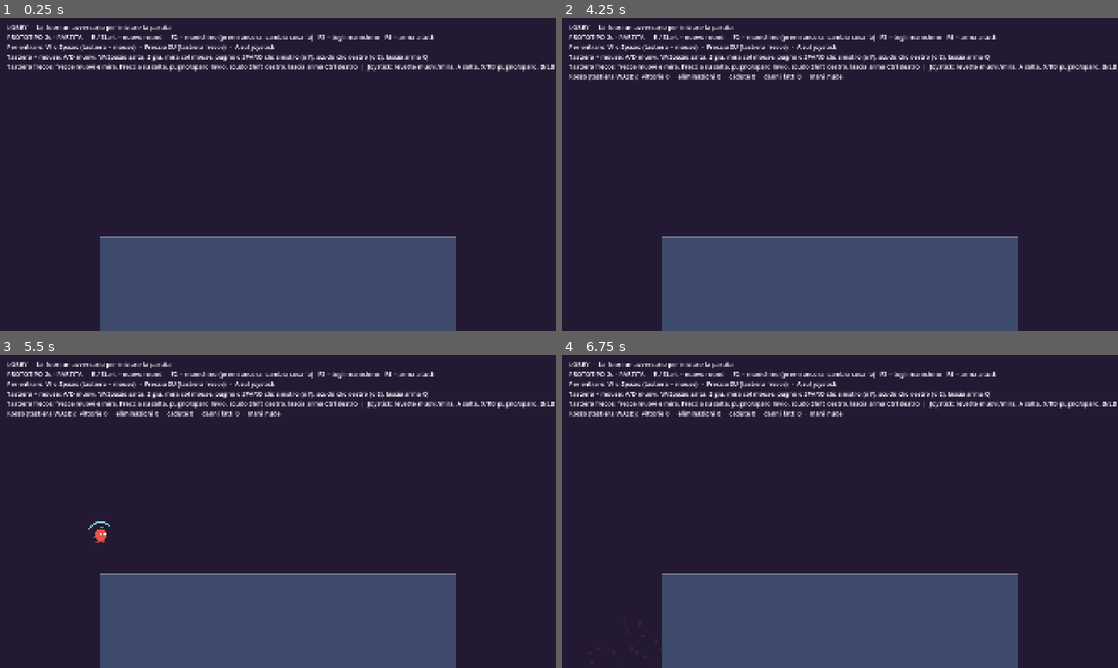
Above: before the commit, frames 1-4 (two rows, left to right).
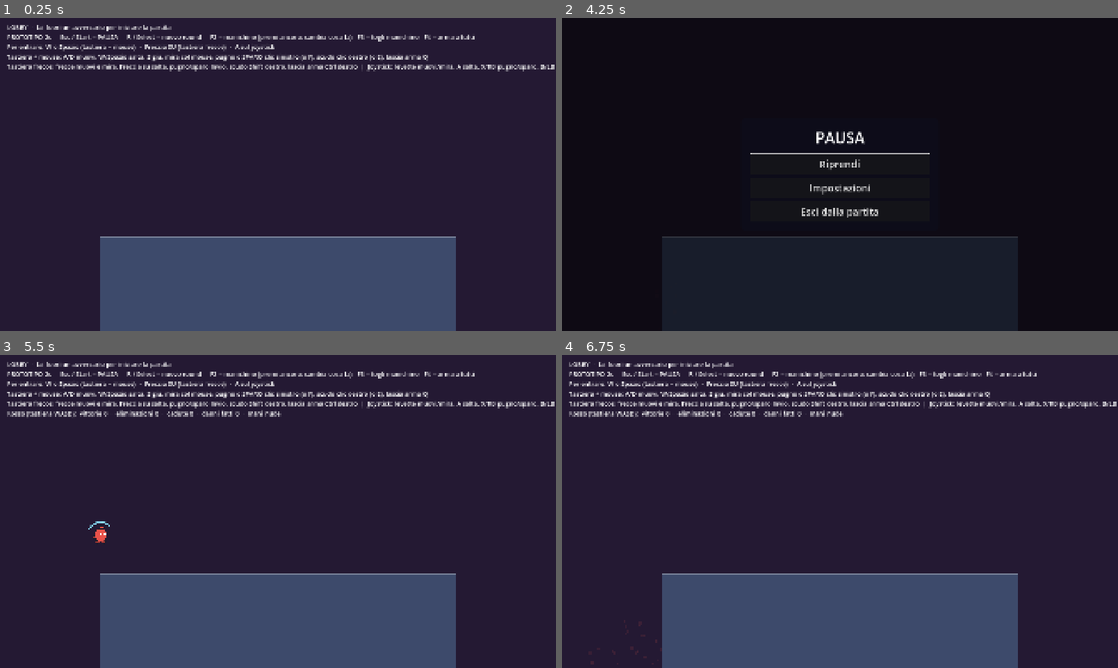
Above: after the commit, the same moments.

Repository: Kev2035/brothers-game
Game: Godot game, scene res://src/core/main.tscn
Two runs of this game, one before a commit and one after it. Both use one fixed random seed, a clock stepped at 60 frames per second and the inputs below.
Inputs (mouse positions are in pixels of both pictures, inside the frame that each line leads up to):
- Up to frame 1 (0.25 s): no input
- Up to frame 2 (4.25 s): tap Enter at 0.5 s; move the mouse to (962, 158) at 0.52 s; hold D 0.53-2.03 s; tap E at 0.6, 1.55, 2.3, 3.05, 3.6 s; click (962, 158) at 0.67 s; tap Space at 0.77, 1.25, 2.85 s; move the mouse to (728, 190) at 1.27 s; tap F (p0_attack) at 1.35 s; click (728, 190) at 1.42 s; tap W (p0_jump) at 1.52, 3.02, 3.77 s; move the mouse to (895, 105) at 2.02 s; hold A (p0_left) 2.03-2.78 s; tap Q (p0_drop) at 2.1 s; click (895, 105) at 2.17 s; move the mouse to (812, 237) at 2.77 s; hold D (p0_right) from 2.78 s (still down); click (812, 237) at 2.92 s; move the mouse to (1006, 221) at 3.52 s; click (1006, 221) at 3.67 s; tap Escape (ui_cancel) at 4.15 s
- Up to frame 3 (5.5 s): release D (p0_right) at 4.25 s; click (278, 502) at 4.25 s, where only the run after the commit has a clickable "Riprendi"; tap Enter at 5, 5.1 s; move the mouse to (111, 464) at 5.02 s; hold A (p0_left) from 5.03 s (still down); click (111, 464) at 5.17 s; tap W (p0_jump) at 5.27 s; tap E at 5.3 s
- Up to frame 4 (6.75 s): move the mouse to (867, 511) at 5.77 s; release A (p0_left) at 5.78 s; hold D (p0_right) 5.78-6.53 s; tap Shift at 5.85 s; click (867, 511) at 5.92 s; tap E at 6.05 s; move the mouse to (756, 433) at 6.52 s; hold A (p0_left) from 6.53 s (still down); tap Ctrl at 6.6 s; click (756, 433) at 6.67 s

The runs differ from the first frame. In frame 1, 0.7% of the frame differs, in the area x 9-86%, y 5-8%; in frame 2, 100%, in the area x 0-100%, y 0-100%; in frame 3, 0.7%; in frame 4, 0.7%.

Commit message:
Menu di pausa: riprendi, impostazioni e fine partita con vincitore
- Esc (tastiera) o Start (joystick) ferma tutto, anche i timer e lo scorrimento
- Impostazioni: ordine delle arene e arene prima della classifica (solo nella lobby)
- Esci dalla partita: classifica finale con vincitore, nuova partita o chiudi il gioco
- Nuovo round di prova sul joystick spostato su Select
- STATO.md: decisioni su bilanciamento, armi nuove e tappa 3 per temi
- Test automatico: 96 controlli

Co-Authored-By: Claude Opus 5.5 <noreply@anthropic.com>

Diff:
--- a/src/core/main.gd
+++ b/src/core/main.gd
@@ -9,7 +9,8 @@
 ##   vecchia, i personaggi spariscono e la telecamera scorre fino a lì.
 ## - Un giocatore entra premendo il suo tasto di salto (fino a 4 posti).
 ## - F2 aggiunge il manichino d'allenamento / cambia cosa fa; F3 lo toglie.
-## - R (tastiera) o Start (joystick) fa ripartire il round.
+## - Esc (tastiera) o Start (joystick) apre il menu di pausa.
+## - R (tastiera) o Select/Back (joystick) fa ripartire il round (per le prove).
 
 enum Phase { LOBBY, MATCH }
 
@@ -94,6 +95,7 @@
 var _joined := {} # "kb_a" / "kb_b" / "joy_0" ... -> slot
 var _banner: Label
 var camera: Camera2D
+var pause_menu: PauseMenu
 
 
 func _ready() -> void:
@@ -113,6 +115,13 @@
 	$HUD.add_child(_banner)
 	scoreboard = Scoreboard.new()
 	$HUD.add_child(scoreboard)
+	pause_menu = PauseMenu.new()
+	add_child(pause_menu)
+	pause_menu.resume_requested.connect(close_pause)
+	pause_menu.settings_changed.connect(_on_settings_changed)
+	pause_menu.end_requested.connect(end_match)
+	pause_menu.new_match_requested.connect(new_match)
+	pause_menu.quit_requested.connect(func(): get_tree().quit())
 	if fixed_arena != null:
 		phase = Phase.MATCH
 		load_arena(fixed_arena)
@@ -228,7 +237,7 @@
 func _begin_match() -> void:
 	_match_starting = true
 	_show_banner("FIGHT!", Color.WHITE)
-	await get_tree().create_timer(MATCH_START_DELAY).timeout
+	await get_tree().create_timer(MATCH_START_DELAY, false).timeout
 	if phase != Phase.LOBBY or not _match_starting:
 		return
 	_match_starting = false
@@ -260,7 +269,79 @@
 	await scroll_to_arena(LOBBY_SCENE)
 	_prepare_next_arena()
 	if total_arenas > 0 and phase == Phase.LOBBY:
-		scoreboard.show_table("CLASSIFICA  -  %d arene giocate" % total_arenas, _score_rows())
+		scoreboard.show_table("CLASSIFICA  -  %s" % _arenas_text(total_arenas), _score_rows())
+
+
+## --- Menu di pausa ---
+
+## Esc / Start: tutto si ferma (personaggi, proiettili, timer, scorrimento) e si apre il menu.
+func open_pause() -> void:
+	get_tree().paused = true
+	hud.visible = false # le scritte di aiuto non si sovrappongono al menu
+	# Le impostazioni si cambiano solo nella lobby, prima che la partita parta.
+	pause_menu.open(phase == Phase.LOBBY and not _match_starting, random_order, arenas_per_lobby)
+
+
+func close_pause() -> void:
+	pause_menu.close()
+	hud.visible = true
+	get_tree().paused = false
+
+
+func _on_settings_changed(new_random: bool, new_count: int) -> void:
+	arenas_per_lobby = new_count
+	if new_random != random_order:
+		random_order = new_random
+		# Si rifà la coda delle arene col nuovo ordine (anche quella già preparata).
+		_queue.clear()
+		if _next_path != "":
+			ResourceLoader.load_threaded_get(_next_path) # chiude il caricamento iniziato
+			_next_path = ""
+		_prepare_next_arena()
+	_update_hud()
+
+
+## "Esci dalla partita": classifica finale con il vincitore (il gioco resta in pausa).
+func end_match() -> void:
+	var rows := _score_rows()
+	Scoreboard.sort_rows(rows)
+	var title := "Nessuna arena giocata"
+	var color := Color.WHITE
+	# Conta anche un round appena vinto, se si esce prima di passare all'arena dopo.
+	var played := total_arenas + (1 if phase == Phase.MATCH and round_over and not transitioning else 0)
+	if played > 0 and not rows.is_empty():
+		var first: Dictionary = rows[0]
+		var tie: bool = rows.size() > 1 and rows[1].wins == first.wins and rows[1].kills == first.kills
+		if tie:
+			title = "PAREGGIO!  -  %s" % _arenas_text(played)
+		else:
+			title = "VINCE %s!  -  %s" % [String(first.name).to_upper(), _arenas_text(played)]
+			color = first.color
+	pause_menu.show_end(title, color, rows)
+
+
+## "Nuova partita": statistiche a zero e si torna alla lobby.
+func new_match() -> void:
+	close_pause()
+	_match_starting = false
+	for i in MAX_PLAYERS:
+		wins[i] = 0
+		falls[i] = 0
+		kills[i] = 0
+		damage_dealt[i] = 0.0
+	total_arenas = 0
+	arenas_played = 0
+	scoreboard.visible = false
+	while transitioning: # se la telecamera sta scorrendo, si aspetta che arrivi
+		await get_tree().process_frame
+	if phase == Phase.MATCH and fixed_arena == null:
+		go_to_lobby()
+	else:
+		start_round()
+
+
+func _arenas_text(n: int) -> String:
+	return "1 arena giocata" if n == 1 else "%d arene giocate" % n
 
 
 func _score_rows() -> Array:
@@ -294,6 +375,10 @@
 		elif k == KEY_UP:
 			key = InputSetup.KEYBOARD_B
 			kind = InputSetup.KEYBOARD_B
+		elif k == KEY_ESCAPE:
+			open_pause()
+			get_viewport().set_input_as_handled()
+			return
 		elif k == KEY_R:
 			start_round()
 			return
@@ -313,6 +398,10 @@
 			kind = InputSetup.JOYPAD
 			device = b.device
 		elif b.button_index == JOY_BUTTON_START:
+			open_pause()
+			get_viewport().set_input_as_handled()
+			return
+		elif b.button_index == JOY_BUTTON_BACK:
 			start_round()
 			return
 
@@ -488,7 +577,7 @@
 		if phase == Phase.LOBBY and by_enemy and not _match_starting:
 			_begin_match()
 		var where := arena
-		await get_tree().create_timer(RESPAWN_DELAY).timeout
+		await get_tree().create_timer(RESPAWN_DELAY, false).timeout
 		if is_instance_valid(p) and not p.alive and arena == where and not transitioning:
 			p.respawn(arena.spawn_points()[p.slot])
 		return
@@ -511,7 +600,7 @@
 		_show_banner("PAREGGIO!", Color.WHITE)
 	_update_hud()
 	var this_round := _round_id
-	await get_tree().create_timer(ROUND_END_DELAY).timeout
+	await get_tree().create_timer(ROUND_END_DELAY, false).timeout
 	if round_over and this_round == _round_id:
 		_after_round()
 
@@ -547,7 +636,7 @@
 		lines.append("PROVA ARENA: %s" % arena.arena_name)
 	else:
 		lines.append("PARTITA  -  arena %d di %d: %s" % [arenas_played + 1, arenas_per_lobby, arena.arena_name])
-	lines.append("PROTOTIPO 2c - PARTITA     R / Start = nuovo round     F2 = manichino (premi ancora: cambia cosa fa)   F3 = togli manichino   F4 = arma a tutti")
+	lines.append("PROTOTIPO 2c     Esc / Start = PAUSA     R / Select = nuovo round     F2 = manichino (premi ancora: cambia cosa fa)   F3 = togli manichino   F4 = arma a tutti")
 	if _free_slot() >= 0:
 		lines.append("Per entrare: W o Spazio (tastiera + mouse)  -  Freccia SU (tastiera frecce)  -  A sul joystick")
 	lines.append("Tastiera + mouse: A/D muovi, W/Spazio salta, S giu, mira col mouse, pugno o SPARO clic sinistro (o F), scudo clic destro (o E), lascia arma Q")
--- /dev/null
+++ b/src/ui/pause_menu.gd
@@ -0,0 +1,207 @@
+class_name PauseMenu
+extends CanvasLayer
+## Menu di pausa (Esc sulla tastiera, Start sul joystick).
+## Tre pagine:
+## - principale: Riprendi, Impostazioni, Esci dalla partita;
+## - impostazioni: ordine delle arene e quante arene prima della classifica
+##   (si cambiano solo nella lobby, prima di iniziare la partita);
+## - fine partita: classifica finale con il vincitore, Nuova partita o Chiudi il gioco.
+## Si usa con frecce/levetta + Invio/A, oppure col mouse. Esc/B torna indietro.
+## Il menu non cambia niente da solo: avvisa il gestore partita (main.gd) con i segnali.
+
+signal resume_requested
+signal new_match_requested
+signal quit_requested
+signal end_requested
+signal settings_changed(random_order: bool, arenas_per_lobby: int)
+
+## Le scelte possibili per "quante arene prima di tornare alla lobby".
+const ARENA_CHOICES: Array[int] = [3, 5, 10, 20]
+
+var is_open := false
+var page := "" ## "main", "settings" o "end"
+
+var _random_order := false
+var _arenas := 3
+var _can_edit := true
+
+var _dim: ColorRect
+var _panel: PanelContainer
+var _title: Label
+var _buttons: VBoxContainer
+var _note: Label
+var _end_table: Scoreboard
+
+
+func _init() -> void:
+	layer = 20 # sopra a tutto il resto
+	process_mode = Node.PROCESS_MODE_ALWAYS # funziona anche col gioco in pausa
+	visible = false
+
+	_dim = ColorRect.new()
+	_dim.color = Color(0, 0, 0, 0.6)
+	_dim.set_anchors_preset(Control.PRESET_FULL_RECT)
+	add_child(_dim)
+
+	_end_table = Scoreboard.new()
+	_end_table.top_y = 200.0
+	add_child(_end_table)
+
+	_panel = PanelContainer.new()
+	var style := StyleBoxFlat.new()
+	style.bg_color = Color(0.05, 0.05, 0.1, 0.92)
+	style.set_corner_radius_all(18)
+	style.set_content_margin_all(32)
+	_panel.add_theme_stylebox_override("panel", style)
+	add_child(_panel)
+	var box := VBoxContainer.new()
+	box.add_theme_constant_override("separation", 20)
+	_panel.add_child(box)
+	_title = Label.new()
+	_title.horizontal_alignment = HORIZONTAL_ALIGNMENT_CENTER
+	_title.add_theme_font_size_override("font_size", 52)
+	box.add_child(_title)
+	_buttons = VBoxContainer.new()
+	_buttons.add_theme_constant_override("separation", 12)
+	box.add_child(_buttons)
+	_note = Label.new()
+	_note.horizontal_alignment = HORIZONTAL_ALIGNMENT_CENTER
+	_note.add_theme_font_size_override("font_size", 22)
+	_note.add_theme_color_override("font_color", Color(0.75, 0.75, 0.85))
+	box.add_child(_note)
+
+
+func _ready() -> void:
+	# Così anche la levetta sinistra del joystick muove la scelta nel menu (non solo le frecce).
+	_add_axis_event("ui_up", JOY_AXIS_LEFT_Y, -1.0)
+	_add_axis_event("ui_down", JOY_AXIS_LEFT_Y, 1.0)
+
+
+func _add_axis_event(action: String, axis: JoyAxis, value: float) -> void:
+	var ev := InputEventJoypadMotion.new()
+	ev.axis = axis
+	ev.axis_value = value
+	if InputMap.has_action(action) and not InputMap.action_has_event(action, ev):
+		InputMap.action_add_event(action, ev)
+
+
+## Apre il menu. `can_edit` = false durante la partita (le impostazioni si cambiano nella lobby).
+func open(can_edit: bool, random_order: bool, arenas_per_lobby: int) -> void:
+	_can_edit = can_edit
+	_random_order = random_order
+	_arenas = arenas_per_lobby
+	is_open = true
+	visible = true
+	show_main()
+
+
+func close() -> void:
+	is_open = false
+	visible = false
+	_end_table.visible = false
+	page = ""
+
+
+func show_main() -> void:
+	page = "main"
+	_end_table.visible = false
+	_title.text = "PAUSA"
+	_title.remove_theme_color_override("font_color")
+	_note.text = ""
+	_clear_buttons()
+	_add_button("Riprendi", func(): resume_requested.emit())
+	_add_button("Impostazioni", show_settings)
+	_add_button("Esci dalla partita", func(): end_requested.emit())
+	_place_panel(-1.0)
+
+
+func show_settings() -> void:
+	page = "settings"
+	_title.text = "IMPOSTAZIONI"
+	_clear_buttons()
+	var order := _add_button(_order_text(), func(): pass)
+	order.pressed.connect(func():
+		_random_order = not _random_order
+		order.text = _order_text()
+		settings_changed.emit(_random_order, _arenas))
+	var count := _add_button(_count_text(), func(): pass)
+	count.pressed.connect(func():
+		var i := ARENA_CHOICES.find(_arenas)
+		_arenas = ARENA_CHOICES[(i + 1) % ARENA_CHOICES.size()]
+		count.text = _count_text()
+		settings_changed.emit(_random_order, _arenas))
+	order.disabled = not _can_edit
+	count.disabled = not _can_edit
+	_add_button("Indietro", show_main)
+	if _can_edit:
+		_note.text = "Premi su una voce per cambiarla"
+	else:
+		_note.text = "Si possono cambiare solo nella lobby, prima di iniziare la partita"
+	_place_panel(-1.0)
+
+
+## Pagina di fine partita: classifica finale (`rows` come nella classifica della lobby).
+func show_end(title: String, title_color: Color, rows: Array) -> void:
+	page = "end"
+	_title.text = "FINE PARTITA"
+	_title.remove_theme_color_override("font_color")
+	_note.text = ""
+	_clear_buttons()
+	_add_button("Nuova partita", func(): new_match_requested.emit())
+	_add_button("Chiudi il gioco", func(): quit_requested.emit())
+	await _end_table.show_table(title, rows, title_color)
+	_place_panel(_end_table.position.y + _end_table.size.y + 30.0)
+
+
+func _order_text() -> String:
+	return "Ordine delle arene:  %s" % ("a caso" if _random_order else "sempre lo stesso")
+
+
+func _count_text() -> String:
+	return "Arene prima della classifica:  %d" % _arenas
+
+
+func _clear_buttons() -> void:
+	for b in _buttons.get_children():
+		_buttons.remove_child(b)
+		b.queue_free()
+
+
+func _add_button(text: String, action: Callable) -> Button:
+	var b := Button.new()
+	b.text = text
+	b.add_theme_font_size_override("font_size", 34)
+	b.custom_minimum_size = Vector2(620, 70)
+	b.pressed.connect(action)
+	_buttons.add_child(b)
+	return b
+
+
+## Mette il pannello al centro dello schermo (o a un'altezza precisa, se `y` >= 0)
+## e seleziona il primo pulsante, così si può usare subito col joystick.
+func _place_panel(y: float) -> void:
+	_note.visible = _note.text != "" # niente spazio vuoto in fondo se non c'è la nota
+	await get_tree().process_frame
+	_panel.reset_size()
+	var screen := _panel.get_viewport_rect().size
+	var top := y if y >= 0.0 else (screen.y - _panel.size.y) / 2.0
+	_panel.position = Vector2((screen.x - _panel.size.x) / 2.0, top)
+	for b in _buttons.get_children():
+		if b is Button and not b.disabled:
+			b.grab_focus()
+			break
+
+
+func _unhandled_input(event: InputEvent) -> void:
+	if not is_open:
+		return
+	var back := event.is_action_pressed("ui_cancel")
+	var start: bool = event is InputEventJoypadButton and event.pressed \
+		and (event as InputEventJoypadButton).button_index == JOY_BUTTON_START
+	if not (back or start):
+		return
+	get_viewport().set_input_as_handled()
+	if page == "settings" and back:
+		show_main()
+	elif page == "main":
+		resume_requested.emit() # Esc, B o Start: si torna a giocare
--- a/src/ui/scoreboard.gd
+++ b/src/ui/scoreboard.gd
@@ -34,12 +34,11 @@
 
 ## rows: un Dictionary per giocatore con name, color, wins, kills, falls, damage.
 ## Vengono messi in ordine: prima chi ha più vittorie, a pari vittorie chi ha più eliminazioni.
-func show_table(title: String, rows: Array) -> void:
-	rows.sort_custom(func(a, b):
-		if a.wins != b.wins:
-			return a.wins > b.wins
-		return a.kills > b.kills)
+## `title_color`: colore del titolo (per esempio il colore di chi ha vinto).
+func show_table(title: String, rows: Array, title_color := Color.WHITE) -> void:
+	sort_rows(rows)
 	_title.text = title
+	_title.add_theme_color_override("font_color", title_color)
 	for child in _grid.get_children():
 		child.queue_free()
 	for h in HEADERS:
@@ -59,6 +58,14 @@
 	position = Vector2((screen.x - size.x) / 2.0, top_y)
 
 
+## Mette in ordine le righe: prima chi ha più vittorie, a pari vittorie chi ha più eliminazioni.
+static func sort_rows(rows: Array) -> void:
+	rows.sort_custom(func(a, b):
+		if a.wins != b.wins:
+			return a.wins > b.wins
+		return a.kills > b.kills)
+
+
 func _add_cell(text: String, color: Color, font_size: int) -> void:
 	var l := Label.new()
 	l.text = text
--- a/tests/test_prototipo.gd
+++ b/tests/test_prototipo.gd
@@ -532,6 +532,7 @@
 	main.start_round()
 
 	await _test_lobby_e_partita()
+	await _test_menu_pausa()
 
 	print("Risultati: %d ok, %d falliti" % [passed, failed])
 	quit(1 if failed > 0 else 0)
@@ -663,3 +664,105 @@
 		prev = sc
 		seen[sc] = true
 	check(repeats == 0 and seen.size() == main.ARENA_PATHS.size(), "ordine a caso: escono tutte e mai due uguali di fila")
+
+
+## Simula un tasto premuto e lasciato (come se lo premesse Kevin).
+func _press_key(k: Key) -> void:
+	var ev := InputEventKey.new()
+	ev.physical_keycode = k
+	ev.keycode = k
+	ev.pressed = true
+	root.push_input(ev)
+	await frames(1)
+	var up := ev.duplicate() as InputEventKey
+	up.pressed = false
+	root.push_input(up)
+	await frames(1)
+
+
+## Il pulsante del menu di pausa il cui testo comincia con `start`.
+func _menu_button(start: String) -> Button:
+	for b in main.pause_menu._buttons.get_children():
+		if b is Button and not b.is_queued_for_deletion() and b.text.begins_with(start):
+			return b
+	return null
+
+
+func _test_menu_pausa() -> void:
+	main.queue_free()
+	await frames(3)
+	main = load("res://src/core/main.tscn").instantiate()
+	root.add_child(main)
+	await frames(2)
+	var a = main.add_player("kb_b", -1, "kb_b")
+	var b = main.add_player("joy", 0, "joy_0")
+	await frames(30)
+	var menu = main.pause_menu
+
+	# Esc apre il menu e ferma tutto.
+	await _press_key(KEY_ESCAPE)
+	check(paused and menu.is_open and menu.visible and menu.page == "main", "Esc apre il menu di pausa e ferma il gioco")
+	b.global_position = Vector2(1000, 600) # in aria: senza pausa cadrebbe
+	var y0: float = b.global_position.y
+	await frames(30)
+	check(b.global_position.y == y0, "in pausa i personaggi restano fermi")
+
+	# Impostazioni nella lobby: si possono cambiare.
+	_menu_button("Impostazioni").pressed.emit()
+	await frames(3)
+	var order := _menu_button("Ordine")
+	var count := _menu_button("Arene")
+	check(menu.page == "settings" and order != null and not order.disabled and not count.disabled, "nella lobby le impostazioni si possono cambiare")
+	order.pressed.emit()
+	count.pressed.emit()
+	check(main.random_order and main.arenas_per_lobby == 5 and order.text.ends_with("a caso"), "il menu cambia ordine delle arene e numero di arene (%d)" % main.arenas_per_lobby)
+	order.pressed.emit()
+	check(not main.random_order and main._next_path == main.ARENA_PATHS[0], "tornando all'ordine fisso si riparte dalla prima arena")
+	await _press_key(KEY_ESCAPE)
+	check(menu.page == "main" and paused, "Esc nelle impostazioni torna alla pagina principale")
+	await _press_key(KEY_ESCAPE)
+	check(not paused and not menu.is_open, "Esc dalla pagina principale fa riprendere il gioco")
+	await frames(10)
+	check(b.global_position.y > y0, "dopo la pausa il gioco riparte")
+
+	# Si gioca una partita.
+	main.arenas_per_lobby = 2
+	await frames(60)
+	await _punch_out(a, b, 1000.0, 1098.0)
+	await create_timer(1.6).timeout
+	await _wait_for(func(): return not main.transitioning, 4.0)
+	check(main.phase == main.Phase.MATCH, "la partita parte")
+
+	# Round vinto e subito pausa: il gioco aspetta, non passa all'arena dopo.
+	await frames(20)
+	b.global_position = Vector2(PIT_X, 1500)
+	b.velocity = Vector2.ZERO
+	await _wait_for(func(): return not b.alive, 2.0)
+	main.open_pause()
+	await create_timer(3.5).timeout
+	check(not main.transitioning and main.arenas_played == 0 and main.arena.arena_name == "Arena di prova", "in pausa anche i timer si fermano (il round non passa)")
+
+	# In partita le impostazioni sono bloccate.
+	_menu_button("Impostazioni").pressed.emit()
+	await frames(3)
+	check(_menu_button("Ordine").disabled and _menu_button("Arene").disabled, "durante la partita le impostazioni sono bloccate")
+	_menu_button("Indietro").pressed.emit()
+	await frames(3)
+
+	# Esci dalla partita: classifica finale con il vincitore.
+	_menu_button("Esci").pressed.emit()
+	await frames(6)
+	var title: String = menu._end_table._title.text
+	check(menu.page == "end" and menu._end_table.visible and title.begins_with("VINCE ROSSO"), "fine partita: classifica finale con il vincitore (%s)" % title)
+	check(_menu_button("Nuova partita") != null and _menu_button("Chiudi") != null, "fine partita: si puo fare una nuova partita o chiudere il gioco")
+
+	# Nuova partita: statistiche a zero, si torna alla lobby.
+	_menu_button("Nuova partita").pressed.emit()
+	await frames(3)
+	check(not paused and not menu.is_open, "nuova partita: il menu si chiude")
+	await _wait_for(func(): return main.phase == main.Phase.LOBBY and not main.transitioning, 5.0)
+	await frames(3)
+	check(main.arena.arena_name == "Lobby" and main.wins[0] == 0 and main.kills[0] == 0 and main.total_arenas == 0, "nuova partita: si torna alla lobby con le statistiche a zero")
+	check(not main.scoreboard.visible, "nuova partita: nella lobby non c'e la classifica vecchia")
+	await create_timer(3.0).timeout
+	check(main.phase == main.Phase.LOBBY and main.arena.arena_name == "Lobby", "il vecchio round non fa partire niente dopo la nuova partita")
Not shown, added: src/ui/pause_menu.gd.uid
Not shown, changed: STATO.md
